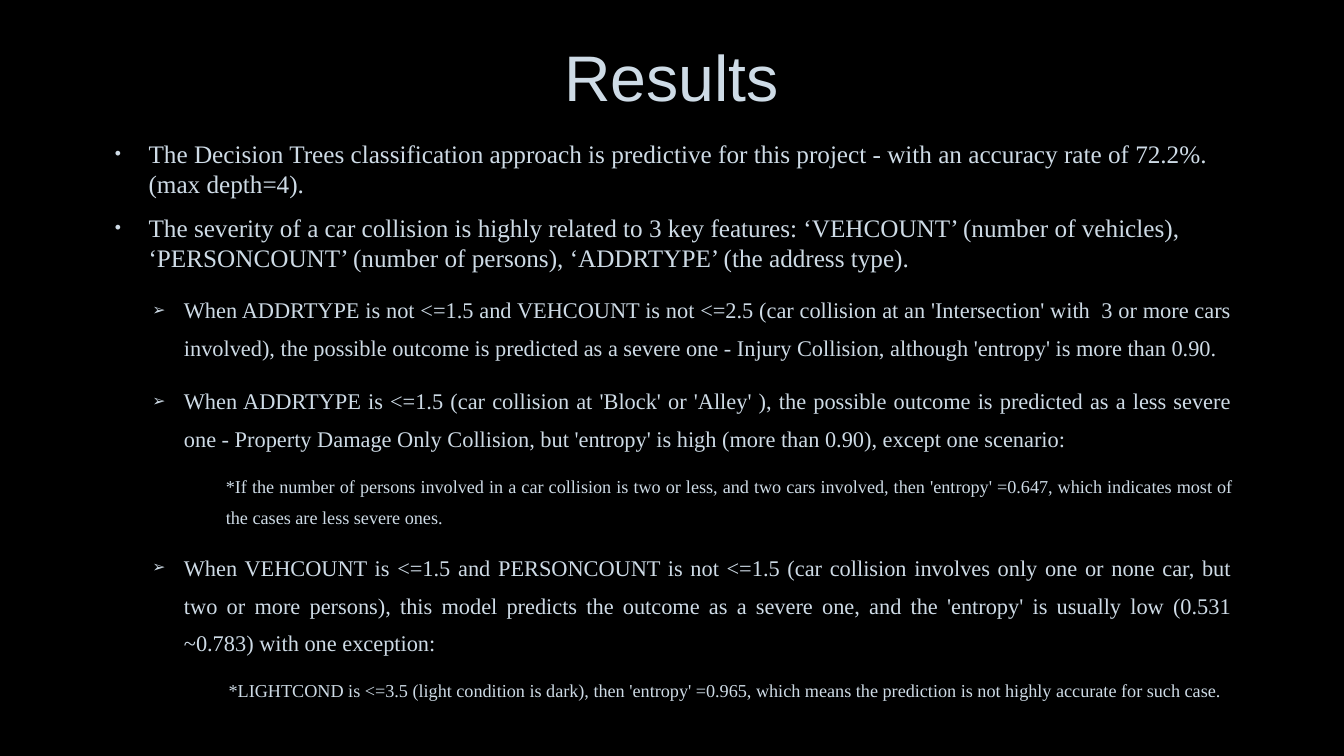
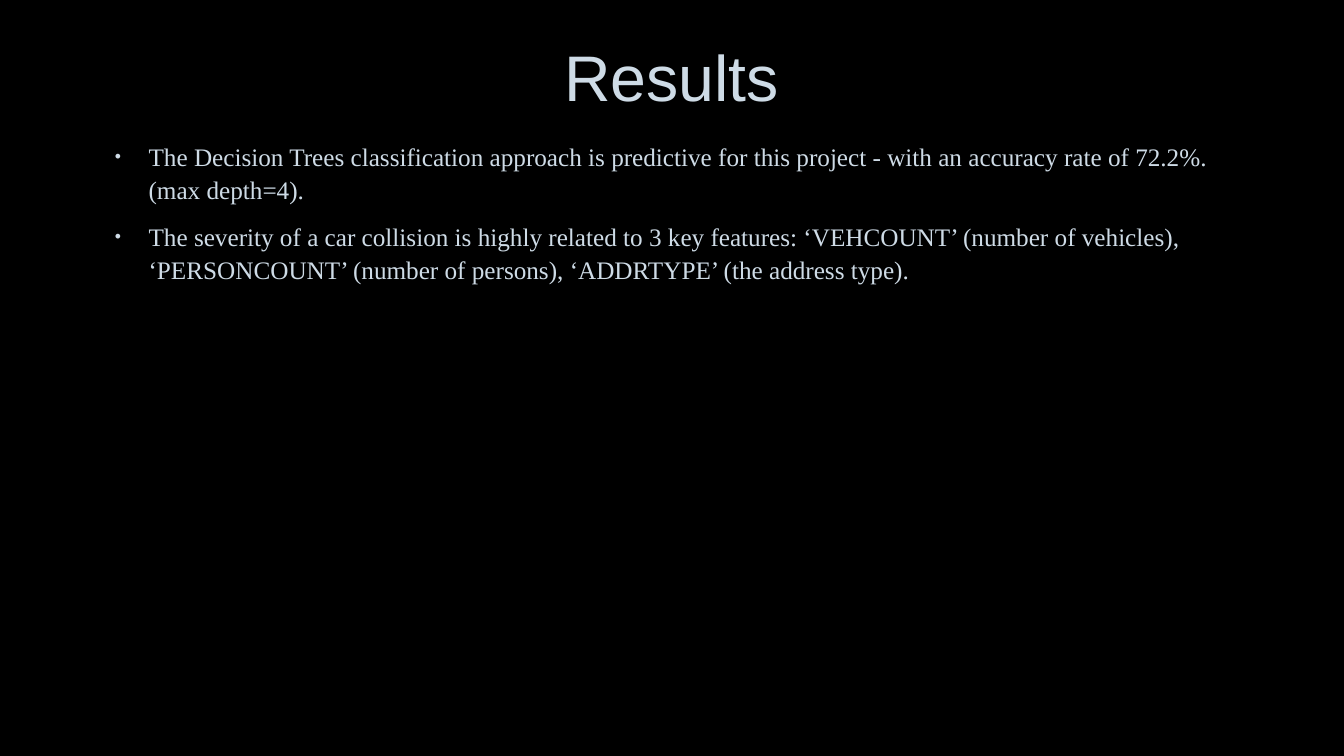
Before and after one commit to June-DS/Coursera-Capstone, a slide deck: slide 5 of IBM Data Science Capstone Project-PowerPoint.pptx. Drawn at 1344x756 pixels with LibreOffice and Linux fonts; fonts in the diff are those of the drawing; background and template pictures are left out. Boxes give left, top, right and bottom in pixels: in the first picture for what was removed or moved away, otherwise in the second. Text is boxed around its words. In the diff, an @@ line names an element or a change of style, - is before the commit and + after.

```diff
--- a/IBM Data Science Capstone Project-PowerPoint.pptx
+++ b/IBM Data Science Capstone Project-PowerPoint.pptx
@@ text "The Decision Trees classification approach ..." at (x1=149, y1=148, x2=1206, y2=285): line spacing 1 to 1.1 @@
@@ text at (x1=184, y1=302, x2=1232, y2=701): paragraphs removed @@
-  ➢ When ADDRTYPE is not <=1.5 and VEHCOUNT is not <=2.5 (car collision at an 'Intersection' with 3 or more cars involved), the possible outcome is predicted as a severe one - Injury Collision, although 'entropy' is more than 0.90.
-  ➢ When ADDRTYPE is <=1.5 (car collision at 'Block' or 'Alley' ), the possible outcome is predicted as a less severe one - Property Damage Only Collision, but 'entropy' is high (more than 0.90), except one scenario:
-      *If the number of persons involved in a car collision is two or less, and two cars involved, then 'entropy' =0.647, which indicates most of the cases are less severe ones.
-  ➢ When VEHCOUNT is <=1.5 and PERSONCOUNT is not <=1.5 (car collision involves only one or none car, but two or more persons), this model predicts the outcome as a severe one, and the 'entropy' is usually low (0.531 ~0.783) with one exception:
-    *LIGHTCOND is <=3.5 (light condition is dark), then 'entropy' =0.965, which means the prediction is not highly accurate for such case.
```
Also in this commit, not shown: 1 slide added, 1 slide removed.
